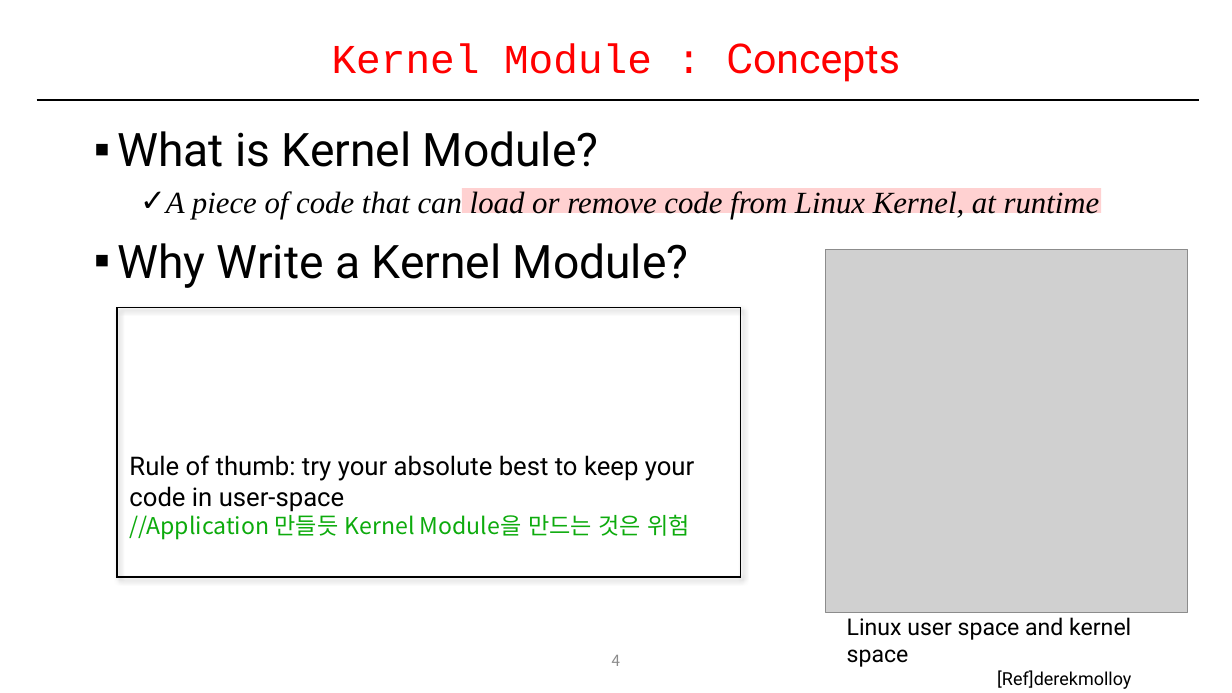
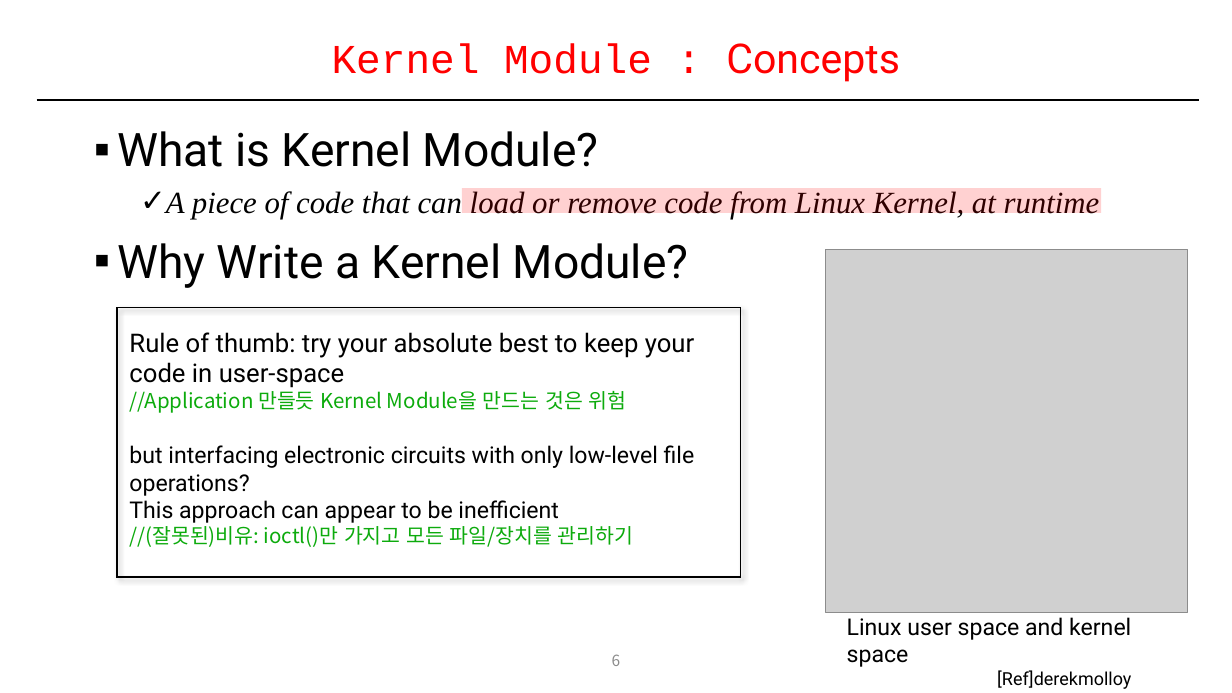
Before and after one commit to DKU-EmbeddedSystem-Lab/2022_Kernel_Study, a slide deck: slide 6 of 1주(1월 4일)/1주차_리눅스 커널 모듈 프로그래밍_송인호_PPT.pptx (slide 4 before the commit). Drawn at 1232x693 pixels with LibreOffice and Linux fonts; fonts in the diff are those of the drawing; grey boxes stand for pictures. Boxes give left, top, right and bottom in pixels: in the first picture for what was removed or moved away, otherwise in the second. Text is boxed around its words. In the diff, an @@ line names an element or a change of style, - is before the commit and + after.

Commit message:
ppt

```diff
--- a/1주(1월 4일)/1주차_리눅스 커널 모듈 프로그래밍_송인호_PPT.pptx
+++ b/1주(1월 4일)/1주차_리눅스 커널 모듈 프로그래밍_송인호_PPT.pptx
@@ text "Rule of thumb: try your ...": place and size @@
-text "Rule of thumb: try your ..." at [129, 455, 694, 540]
+text "Rule of thumb: try your ..." at [129, 332, 695, 547]
@@ text at [129, 391, 627, 413]: size 18 to 16 pt in "//Application 만들듯 Kernel Module을 만드는 것은 위험" @@
@@ text at [129, 445, 695, 547]: paragraphs added @@
+but interfacing electronic circuits with only low-level file operations?
+This approach can appear to be inefficient
+//(잘못된)비유: ioctl()만 가지고 모든 파일/장치를 관리하기
@@ page number at [612, 654, 621, 666]: text changed @@
-4
+6
```
Also in this commit, not shown: 3 other slides changed, 2 slides added, 1 slide removed, 1 other file.
